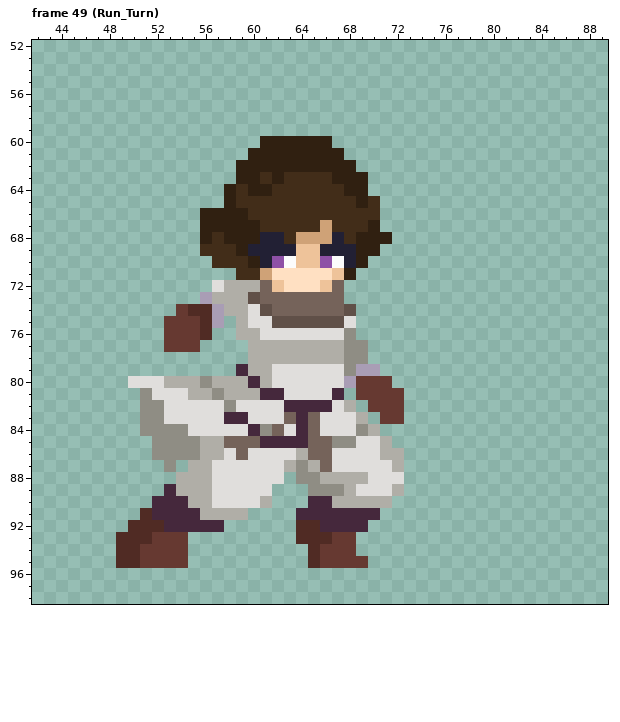
Pixel-art file -- Assets/PlayerParts/Movement_SpritePack.aseprite. The picture above was drawn from the file before the commit.
128x144 pixels, 153 frames. Colours within 5 levels of each other are drawn and written as one. Shown: frame 49 (Run_Turn): x 42..89, y 52..98. The commit also changed other frames, which this record leaves out.
The result:
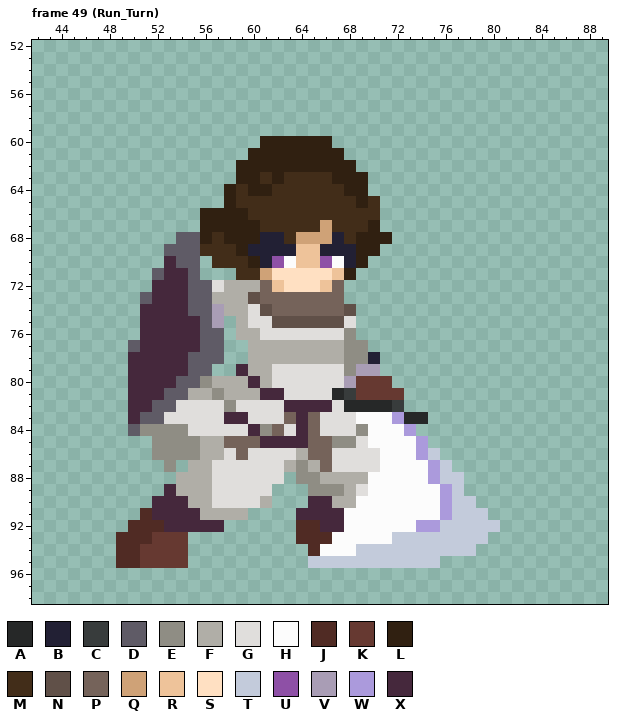
Palette (. is transparent): A #262828  B #222034  C #383c3c  D #5f5b66  E #8f8d84  F #b0aea7  G #e0dedc  H #fcfcfc  J #502b24  K #663931  L #302011  M #422d19  N #605048  P #75635a  Q #cfa277  R #eec39a  S #ffe0c2  T #c3cbdb  U #8e50a6  V #a99db5  W #ab9adc  X #45283c
Changes in this commit:
layer "Accessories #2" now shown
Frame 49 (Run_Turn), layer "Accessories #2":
The author put colour A in row 82 at x 69; in row 83 at x 73 to 74.
Colour F becomes colour A in row 82 at x 68.
Colour K becomes colour A in row 82 at x 70 to 71.
Colour X becomes colour A in row 81 at x 67.
The author put colour B in row 78 at x 70.
The author put colour C in row 81 at x 68.
Colour K becomes colour C in row 82 at x 72.
The author put colour D in row 68 at x 54 to 55; in row 69 at x 53 to 55; in row 70 at x 54 to 55; in row 71 at x 52 and 55; in row 72 at x 55 to 56; in row 73 at x 51 and 55.
The author put colour D in row 76 at x 57; in row 77 at x 50 and 56 to 57; in row 78 at x 55 to 57; in row 79 at x 55 to 56; in row 84 at x 50.
Colour E becomes colour D in row 82 at x 52; in row 83 at x 51 to 52.
Colour F becomes colour D in row 80 at x 54 to 55.
Colour G becomes colour D in row 81 at x 53 to 54; in row 82 at x 53.
Colour J becomes colour D in row 74 at x 55 to 56; in rows 75 to 76 at x 56.
Colour V becomes colour D in row 73 at x 56.
The author put colour H in row 83 at x 70; in row 84 at x 71 to 72; in row 85 at x 72 to 73; in row 86 at x 73; in rows 87 to 88 at x 73 to 74; in row 89 at x 73 to 75.
The author put colour H in row 90 at x 72 to 75; in row 91 at x 71 to 75; in row 92 at x 70 to 73; in row 93 at x 69 to 71.
Colour F becomes colour H in row 83 at x 69; in row 84 at x 70; in row 85 at x 71; in row 86 at x 71 to 72; in row 87 at x 72; in row 89 at x 72.
Colour F becomes colour H in row 90 at x 69 to 71.
Colour G becomes colour H in row 85 at x 70; in row 87 at x 71; in row 88 at x 70 to 72; in row 89 at x 70 to 71.
Colour K becomes colour H in row 83 at x 71; in row 93 at x 67 to 68; in row 94 at x 66 to 68.
Colour X becomes colour H in row 91 at x 68 to 70; in row 92 at x 68 to 69.
The author put colour T in row 86 at x 75; in row 87 at x 76; in row 88 at x 76 to 77; in row 89 at x 77; in row 90 at x 77 to 78; in row 91 at x 77 to 79.
The author put colour T in row 92 at x 76 to 80; in row 93 at x 72 to 79; in row 94 at x 69 to 78; in row 95 at x 70 to 75.
Colour J becomes colour T in row 95 at x 65.
Colour K becomes colour T in row 95 at x 66 to 69.
The author put colour W in row 84 at x 73; in rows 85 to 86 at x 74; in rows 87 to 88 at x 75; in rows 89 to 91 at x 76; in row 92 at x 74 to 75.
Colour K becomes colour W in row 83 at x 72.
The author put colour X in row 70 at x 53; in row 71 at x 53 to 54; in rows 72 to 73 at x 52 to 54; in row 74 at x 51 to 53; in rows 75 to 77 at x 51 to 52; in rows 78 to 79 at x 50 to 54.
The author put colour X in rows 81 to 83 at x 50.
Colour E becomes colour X in rows 81 to 82 at x 51.
Colour F becomes colour X in row 80 at x 53.
Colour G becomes colour X in row 80 at x 50 to 52; in row 81 at x 52.
Colour K becomes colour X in row 74 at x 54; in rows 75 to 77 at x 53 to 55.
Changed places in both pictures, as pixel boxes (x1, y1, x2, y2):
changed: (128, 232, 224, 436)
changed: (308, 352, 500, 568)
